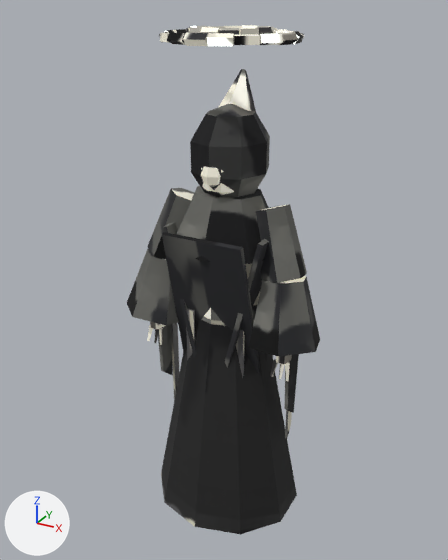
The Blender file assets/models/src/choir_singer.blend, before and after one commit.
Before and after are seen from a 50 mm camera at (1.12, -2.08, 2.12) aimed at (-0.02, 0.01, 1.07). Every picture has the same lights, and +X, +Y and +Z are marked at lower left. The first picture is the older version.

Names of what the first picture shows: 'ChoirSingerMesh'.
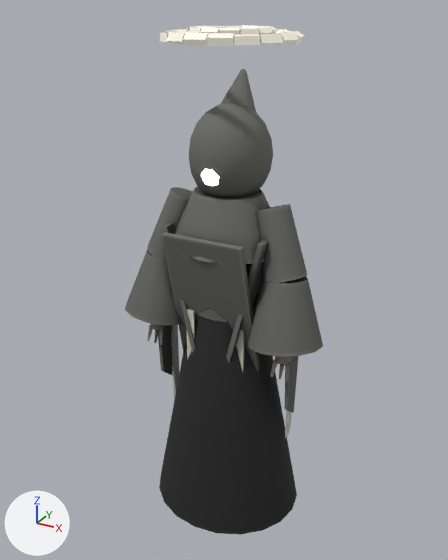
Location of each change, [x1, y1, x2, y2] in pixels of the pictures (448 x 560 px):
```json
{"object": "ChoirSingerMesh", "change": "reshaped", "before": [127, 25, 320, 535], "after": [125, 25, 323, 535]}
{"part": 1, "of": "me_choirsingermesh", "change": "built on", "before": [147, 323, 292, 381], "after": [125, 69, 323, 534]}
{"part": 2, "of": "me_choirsingermesh", "change": "shading changed", "before": [155, 25, 304, 438], "after": [155, 25, 304, 438]}
```

Scene script edits in JSON lines:
```json
{"block": "me_choirsingermesh", "where": "# used by ob_choirsingermesh; location = (0.0, 0.0, 0.0)"}
{"op": "remove", "block": "me_choirsingermesh", "code": "me_choirsingermesh.from_pydata(...)  # 609 vertices, 492 faces; spans x -0.44..0.44, y -0.31..0.31, z 0.0..2.05"}
{"op": "add", "block": "me_choirsingermesh", "code": "me_choirsingermesh.from_pydata(...)  # 916 vertices, 770 faces; spans x -0.45..0.45, y -0.31..0.31, z 0.0..2.05"}
{"block": "me_choirsingermesh", "change": "me_choirsingermesh part 1: 8 vertices moved within x -0.33..0.33, y -0.11..-0.09, z 0.83; 8 vertices removed from x -0.33..0.33, y -0.08, z 0.83..0.89; 315 vertices added at x -0.45..0.45, y -0.29..0.29, z 0.0..1.9"}
{"block": "me_choirsingermesh", "change": "me_choirsingermesh part 2: 272 kept faces spanning x -0.34..0.34, y -0.24..0.28, z 0.24..2.05 are now shaded smooth"}
```
